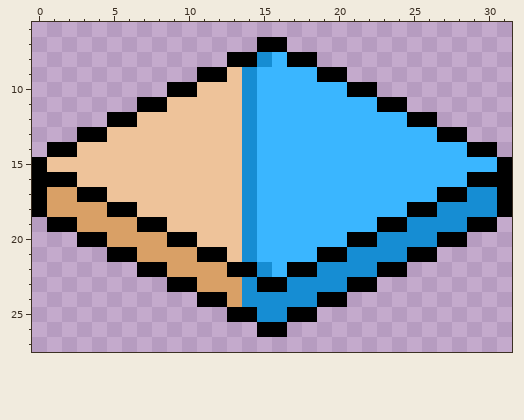
Two versions of one pixel-art sprite, assets/tile1.png. The picture above is the old version.
The file is 32x32 pixels. Shown: x 0..31, y 6..27.
The same view after the edit:
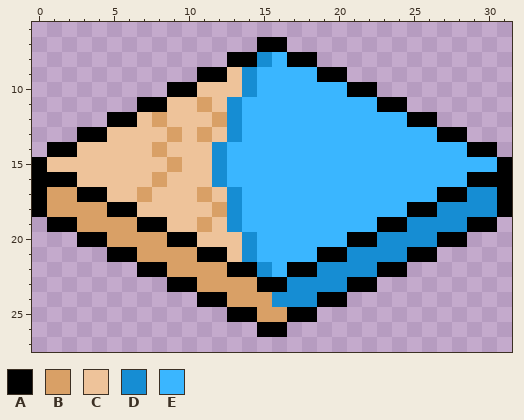
Palette (. is transparent): A #000000  B #d9a066  C #eec39a  D #168dd3  E #3ab6ff
Edits made:
Changed rows in their new state; - is an unchanged pixel.
first column x 7:
11 ----B-DE
12 -B---BDE
13 --B-B-DE
14 -B---DEE
15 --B--DEE
16 -B---DEE
17 B---B-DE
18 -----BDE
19 ----B-DE
first column x 14:
23 B--
24 BB-
25 -BB
Changed places in both pictures, as pixel boxes (x1, y1, x2, y2):
changed: (137, 97, 287, 322)
